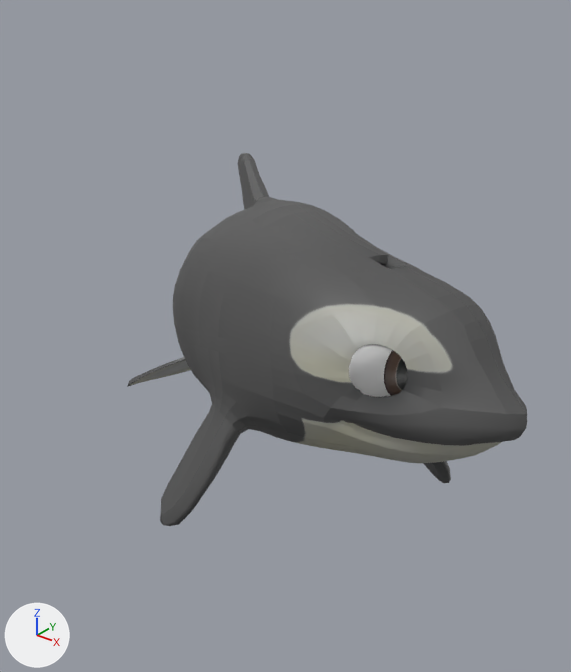
The FBX model FirstPersonWhale/Assets/Animation/scarlet_rock_point_idle.fbx as it was, and as the next commit left it.
One viewpoint serves both versions: a 50 mm lens placed at (2.47, -2.97, 1.32), pointed at (0.59, -0.62, -0.13). Arrows for +X, +Y and +Z are at lower left; the lights stay in place. Both versions are drawn at frame 51 of the action 'Take 001'; the numbers are the values there.

Names of what the first picture shows: 'luna:luna_geo', 'luna:right_eye_geo'.
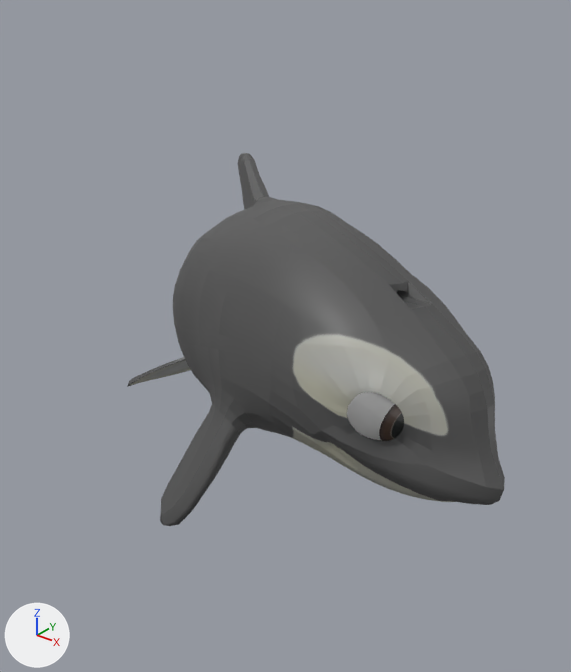
The change in detail:
Bone 'luna:center_neck_bind_joint' (bone_luna_center_neck_bind_joint) turns from (1, 21, 5) to (4, 21, 14) degrees about its own x, y and z.
Bone 'luna:center_head_bind_joint' (bone_luna_center_head_bind_joint) turns from (2, 5, 5) to (3, 5, 18) degrees about its own x, y and z.

Changed parts and their boxes [x1, y1, x2, y2] in the pictures (571 x 672 px):
'luna:luna_geo', posed: before [127, 153, 527, 526]; after [127, 153, 505, 526]
bone 'luna:center_neck_bind_joint', root to tip: before (322, 337) to (322, 288); after (322, 337) to (326, 290)
bone 'luna:center_head_bind_joint', root to tip: before (354, 349) to (363, 269); after (354, 356) to (383, 289)
